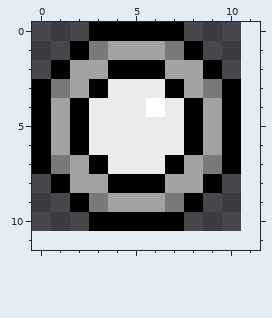
File history of a pixel-art file, assets/images/mana-gem.aseprite. The picture above is the old version.
11x11 pixels, 1 frame. The old version is drawn lined up with the new one, on the new canvas.
And afterwards:
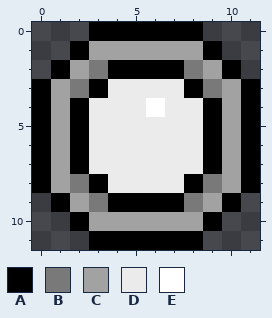
Palette (. is transparent): A #000000  B #797979  C #a2a2a2  D #ebebeb  E #ffffff
The author wrote: Add animated cursor to gem wheel
Diff:
canvas 11x11 -> 12x12
y 0: x 8 . -> A
y 1: x 3 B -> C; x 7..9 BA. -> CCA
y 2: x 3 C -> B; x 7..10 CCA. -> ABCA
y 3: x 1..2 BC -> CB; x 7..8 AC -> DA; x 10..11 A. -> CA
y 4..6: x 8..11 ACA. -> DACA
y 7: x 1..3 BCA -> CAD; x 7..11 ACBA. -> DDACA
y 8: x 0..11 .ACCAAACCA.. -> ACBADDDDABCA
y 9: x 1..2 .A -> AC; x 4..10 CCCBA.. -> AAAABCA
y 10: x 2..9 .AAAAA.. -> ACCCCCCA
y 11: x 3..8 ...... -> AAAAAA
